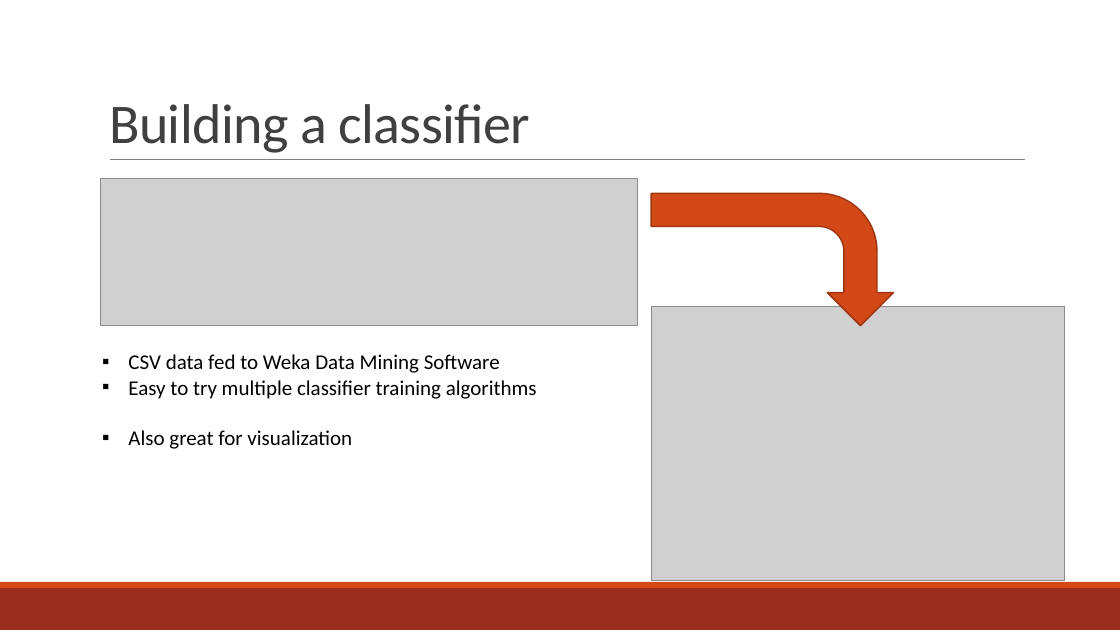
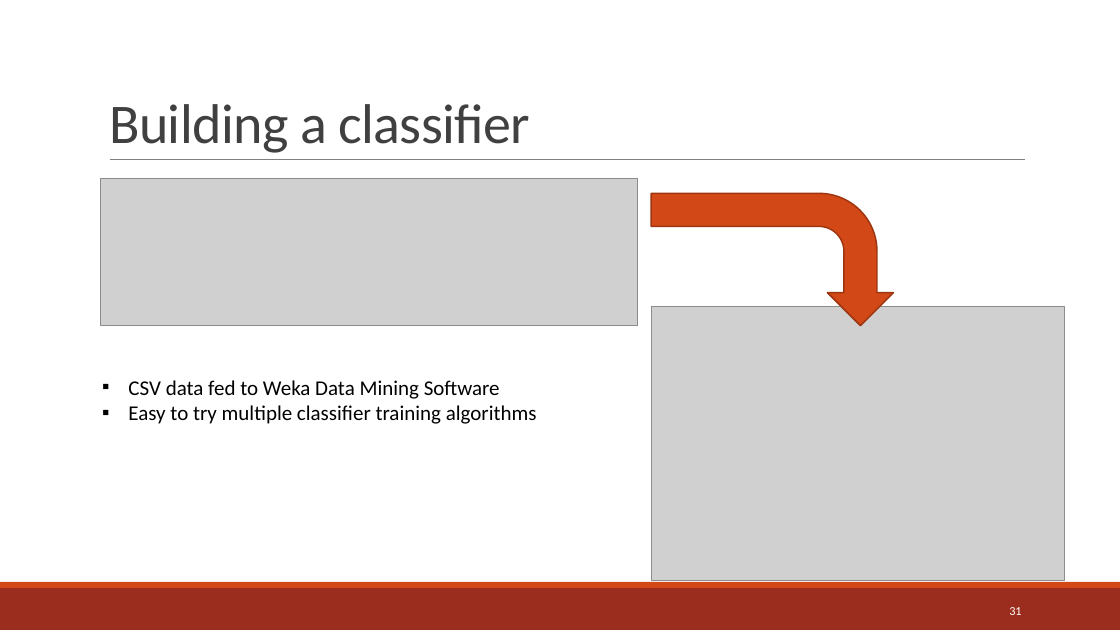
Before and after one commit to Rahazan/AI-BSc-Thesis, a slide deck: slide 31 of presentation/GSR Presentation.pptx (slide 25 before the commit). Drawn at 1120x630 pixels with LibreOffice and Linux fonts; fonts in the diff are those of the drawing; grey boxes stand for pictures. Boxes give left, top, right and bottom in pixels: in the first picture for what was removed or moved away, otherwise in the second. Text is boxed around its words. In the diff, an @@ line names an element or a change of style, - is before the commit and + after.

```diff
--- a/presentation/GSR Presentation.pptx
+++ b/presentation/GSR Presentation.pptx
@@ text at bbox=[128, 430, 352, 449]: paragraph removed @@
-▪ Also great for visualization
@@ page number added at bbox=[1009, 607, 1021, 615], 10.5 pt, text #FFFFFF @@
+31
```
Also in this commit, not shown: 32 other slides changed, 3 slides added, 1 other file.
